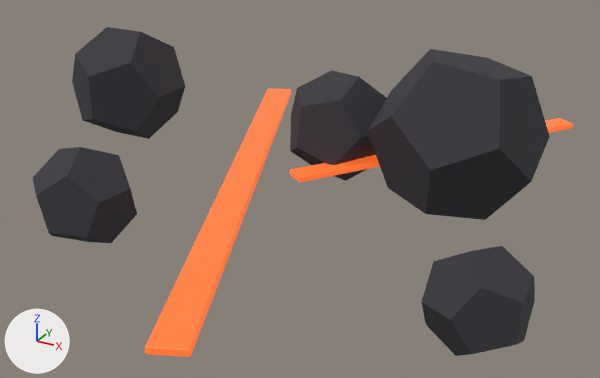
Renders of the glTF model game/assets/maps/foundry_terrain_scatter.glb from each side of a commit.
Before and after are seen from a 50 mm camera at (3.5, -5.36, 2.7) aimed at (0.45, 0.18, -0.07). The axes (+X, +Y, +Z) are drawn at lower left. The lights are the same throughout. The older version comes first. Where no turn or scale is listed for an object, it has been applied to the vertices. Vertices at exactly the same position are counted once.

The scene before the commit, as lines of its bpy script (objects in view):
```python
ob_scatter_boulder0 = bpy.data.objects.new('scatter_boulder0', me_mesh_2)
ob_scatter_boulder0.location = (-2.0, 1.0, 0.27)
ob_scatter_boulder1 = bpy.data.objects.new('scatter_boulder1', me_mesh_3)
ob_scatter_boulder1.parent = ob_foundry_terrain_scatter
ob_scatter_boulder1.location = (-0.6, -1.2, 0.18)
ob_scatter_boulder1.rotation_euler = (0.872, -0.573, 0.427)  # degrees (50, -33, 24)
ob_scatter_boulder2 = bpy.data.objects.new('scatter_boulder2', me_mesh_4)
ob_scatter_boulder2.parent = ob_foundry_terrain_scatter
ob_scatter_boulder2.location = (1.5, 1.0, 0.338)
ob_scatter_boulder2.rotation_euler = (-0.356, -2.031, 1.964)  # degrees (-20, -116, 113)
ob_scatter_boulder3 = bpy.data.objects.new('scatter_boulder3', me_mesh_5)
ob_scatter_boulder3.parent = ob_foundry_terrain_scatter
ob_scatter_boulder3.location = (2.4, -1.2, 0.158)
ob_scatter_boulder3.rotation_euler = (0.0718, -3.019, 1.037)  # degrees (4.1, -173, 59)
ob_scatter_boulder4 = bpy.data.objects.new('scatter_boulder4', me_mesh_6)
ob_scatter_boulder4.parent = ob_foundry_terrain_scatter
ob_scatter_boulder4.location = (0.4, 1.0, 0.225)
ob_scatter_boulder4.rotation_euler = (-0.829, 2.885, 0.228)  # degrees (-47, 165, 13)
ob_scatter_crack = bpy.data.objects.new('scatter_crack', me_mesh_0)
ob_scatter_crack.parent = ob_foundry_terrain_scatter
ob_scatter_crack.location = (0.0, 0.0, -0.005)
ob_scatter_crack.rotation_euler = (0.0, 0.0, 0.4)  # degrees (0, 0, 23)
ob_scatter_crack_b = bpy.data.objects.new('scatter_crack_b', me_mesh_1)
ob_scatter_crack_b.parent = ob_foundry_terrain_scatter
ob_scatter_crack_b.location = (1.2, 1.5, -0.005)
ob_scatter_crack_b.rotation_euler = (0.0, 0.0, -0.6)  # degrees (0, 0, -34)
```
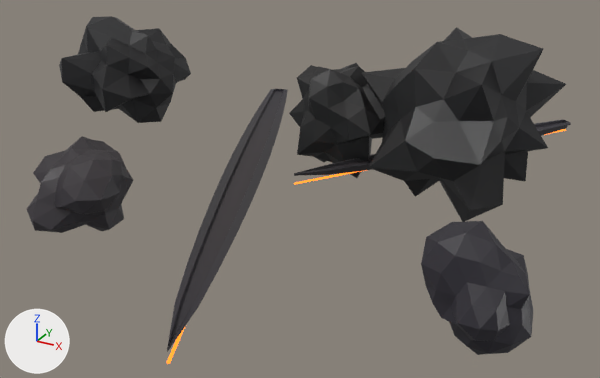
Where the change shows, as pixel boxes (x1, y1, x2, y2) in the pictures (600 x 378 px):
'scatter_boulder2', reshaped, moved, turned
    before: (367, 49, 550, 220)
    after: (362, 27, 566, 222)
'scatter_boulder3', reshaped, moved, turned
    before: (421, 246, 535, 356)
    after: (421, 221, 533, 355)
'scatter_boulder0', reshaped, moved (17% wider)
    before: (72, 27, 185, 139)
    after: (59, 16, 191, 123)
'scatter_crack', no longer drawn (orange)
    before: (145, 89, 291, 357)
'scatter_boulder1', reshaped, moved, turned
    before: (33, 147, 137, 243)
    after: (27, 136, 133, 233)
'scatter_crack_lips', added
    after: (167, 89, 288, 352)
'scatter_boulder4', reshaped, moved, turned
    before: (290, 70, 387, 181)
    after: (289, 63, 385, 178)
'scatter_crack_b', no longer drawn
    before: (289, 118, 573, 182)
'scatter_crack_b_lips', added
    after: (294, 119, 571, 176)
'scatter_crack_b_core', added
    after: (294, 129, 566, 185)
'scatter_crack_core', added (mostly hidden)
    after: (167, 327, 185, 364)

What changed in the scene script:
```text
Add mat_env_slag:
    mat_env_slag = bpy.data.materials.new('env_slag')
    # nodes: BsdfPrincipled, Mix, OutputMaterial, VertexColor
    # colours: black #1d1e22, mixed with the vertex colours
Add mat_env_clinker:
    mat_env_clinker = bpy.data.materials.new('env_clinker')
    # nodes: BsdfPrincipled, Mix, OutputMaterial, VertexColor
    # colours: dark grey #33313a, mixed with the vertex colours
Add mat_env_molten:
    mat_env_molten = bpy.data.materials.new('env_molten')
    # nodes: BsdfPrincipled, Mix, OutputMaterial, VertexColor
    # colours: orange #ff7a1c, brown #5a1c02, mixed with the vertex colours
Change me_mesh_2:
    remove me_mesh_2.from_pydata(...)  # 20 vertices, 36 faces; spans x -0.561..0.561, y -0.561..0.561, z -0.561..0.561
    remove me_mesh_2.materials.append(mat_slag_pale)  # dark grey #3c3a40
    add me_mesh_2.from_pydata(...)  # 92 vertices, 180 faces; spans x -0.563..0.563, y -0.658..0.658, z -0.525..0.525
    me_mesh_2 part 1: the whole mesh is rebuilt
    add me_mesh_2.materials.append(mat_env_slag)
Change me_mesh_3:
    used by ob_scatter_boulder1; parent = ob_foundry_terrain_scatter; location = (-0.6, -1.2, 0.18); rotation_euler = (0.872, -0.573, 0.427), in degrees (50, -33, 24)
    remove me_mesh_3.from_pydata(...)  # 20 vertices, 36 faces; spans x -0.374..0.374, y -0.374..0.374, z -0.374..0.374
    remove me_mesh_3.materials.append(mat_slag_pale)  # dark grey #3c3a40
    add me_mesh_3.from_pydata(...)  # 92 vertices, 180 faces; spans x -0.435..0.345, y -0.423..0.486, z -0.35..0.294
    me_mesh_3 part 2: the whole mesh is rebuilt
    add me_mesh_3.materials.append(mat_env_clinker)
Change me_mesh_4:
    used by ob_scatter_boulder2; parent = ob_foundry_terrain_scatter; location = (1.5, 1.0, 0.338); rotation_euler = (-0.356, -2.031, 1.964), in degrees (-20, -116, 113)
    remove me_mesh_4.from_pydata(...)  # 20 vertices, 36 faces; spans x -0.701..0.701, y -0.701..0.701, z -0.701..0.701
    remove me_mesh_4.materials.append(mat_slag_pale)  # dark grey #3c3a40
    add me_mesh_4.from_pydata(...)  # 92 vertices, 180 faces; spans x -0.795..0.679, y -0.762..0.911, z -0.676..0.643
    me_mesh_4 part 3: the whole mesh is rebuilt
    add me_mesh_4.materials.append(mat_env_slag)
Change me_mesh_5:
    used by ob_scatter_boulder3; parent = ob_foundry_terrain_scatter; location = (2.4, -1.2, 0.158); rotation_euler = (0.0718, -3.019, 1.037), in degrees (4.1, -173, 59)
    remove me_mesh_5.from_pydata(...)  # 20 vertices, 36 faces; spans x -0.327..0.327, y -0.327..0.327, z -0.327..0.327
    remove me_mesh_5.materials.append(mat_slag_pale)  # dark grey #3c3a40
    add me_mesh_5.from_pydata(...)  # 92 vertices, 180 faces; spans x -0.405..0.405, y -0.288..0.281, z -0.284..0.269
    me_mesh_5 part 4: the whole mesh is rebuilt
    add me_mesh_5.materials.append(mat_env_clinker)
Change me_mesh_6:
    used by ob_scatter_boulder4; parent = ob_foundry_terrain_scatter; location = (0.4, 1.0, 0.225); rotation_euler = (-0.829, 2.885, 0.228), in degrees (-47, 165, 13)
    remove me_mesh_6.from_pydata(...)  # 20 vertices, 36 faces; spans x -0.467..0.467, y -0.467..0.467, z -0.467..0.467
    remove me_mesh_6.materials.append(mat_slag_pale)  # dark grey #3c3a40
    add me_mesh_6.from_pydata(...)  # 92 vertices, 180 faces; spans x -0.558..0.499, y -0.449..0.601, z -0.468..0.36
    me_mesh_6 part 5: the whole mesh is rebuilt
    add me_mesh_6.materials.append(mat_env_slag)
Change ob_scatter_crack:
    ob_scatter_crack: bpy.data.objects.new('scatter_crack', me_mesh_0) -> bpy.data.objects.new('scatter_crack', None)
    ob_scatter_crack.location: (0.0, 0.0, -0.005) -> (0.0, 0.0, 0.0)
Change ob_scatter_crack_b:
    ob_scatter_crack_b: bpy.data.objects.new('scatter_crack_b', me_mesh_1) -> bpy.data.objects.new('scatter_crack_b', None)
    ob_scatter_crack_b.location: (1.2, 1.5, -0.005) -> (1.2, 1.5, 0.0)
Change ob_scatter_boulder0:
    ob_scatter_boulder0.location: (-2.0, 1.0, 0.27) -> (-2.0, 1.0, 0.42)
Change ob_scatter_boulder1:
    ob_scatter_boulder1.location: (-0.6, -1.2, 0.18) -> (-0.6, -1.2, 0.28)
    ob_scatter_boulder1.rotation_euler: (0.872, -0.573, 0.427) -> (0.313, -0.254, 0.66)  # degrees (50, -33, 24) -> degrees (18, -15, 38)
Change ob_scatter_boulder2:
    ob_scatter_boulder2.location: (1.5, 1.0, 0.338) -> (1.5, 1.0, 0.525)
    ob_scatter_boulder2.rotation_euler: (-0.356, -2.031, 1.964) -> (0.173, -0.785, 1.328)  # degrees (-20, -116, 113) -> degrees (10, -45, 76)
Change ob_scatter_boulder3:
    ob_scatter_boulder3.location: (2.4, -1.2, 0.158) -> (2.4, -1.2, 0.245)
    ob_scatter_boulder3.rotation_euler: (0.0718, -3.019, 1.037) -> (-0.915, -0.935, 2.587)  # degrees (4.1, -173, 59) -> degrees (-52, -54, 148)
Change ob_scatter_boulder4:
    ob_scatter_boulder4.location: (0.4, 1.0, 0.225) -> (0.4, 1.0, 0.35)
    ob_scatter_boulder4.rotation_euler: (-0.829, 2.885, 0.228) -> (1.54, -2.8, 0.0104)  # degrees (-47, 165, 13) -> degrees (88, -160, 0.6)
Add ob_scatter_crack_b_core:
    ob_scatter_crack_b_core = bpy.data.objects.new('scatter_crack_b_core', me_mesh_3_1)  # 88 vertices, 172 faces; spans x -0.86..0.86, y -1.24..1.24, z -0.01..0.01
    ob_scatter_crack_b_core.location = (1.2, 1.5, -0.075)
Add ob_scatter_crack_b_lips:
    ob_scatter_crack_b_lips = bpy.data.objects.new('scatter_crack_b_lips', me_mesh_2_1)  # 99 vertices, 190 faces; spans x -0.85..0.9, y -1.24..1.28, z -0.11..0.02
    ob_scatter_crack_b_lips.location = (1.2, 1.5, 0.0)
Add ob_scatter_crack_core:
    ob_scatter_crack_core = bpy.data.objects.new('scatter_crack_core', me_mesh_1_1)  # 88 vertices, 172 faces; spans x -0.98..0.98, y -2.31..2.31, z -0.01..0.01
    ob_scatter_crack_core.location = (0.0, 0.0, -0.075)
Add ob_scatter_crack_lips:
    ob_scatter_crack_lips = bpy.data.objects.new('scatter_crack_lips', me_mesh_0_1)  # 99 vertices, 190 faces; spans x -1.06..0.97, y -2.3..2.34, z -0.11..0.02
    ob_scatter_crack_lips.location = (0.0, 0.0, 0.0)
```
